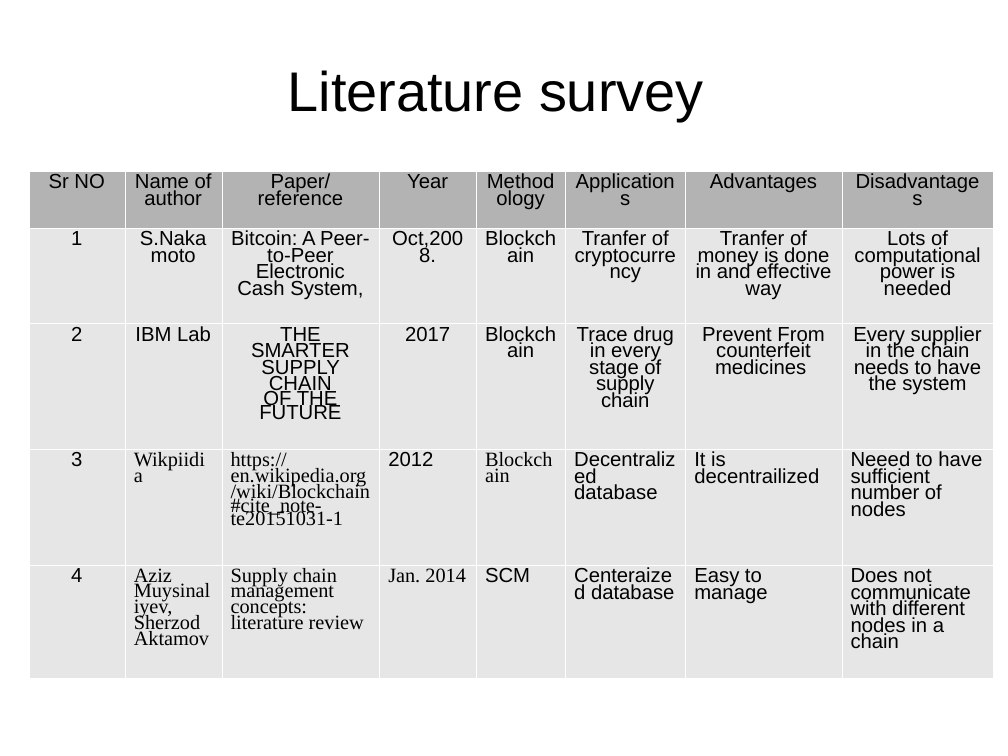
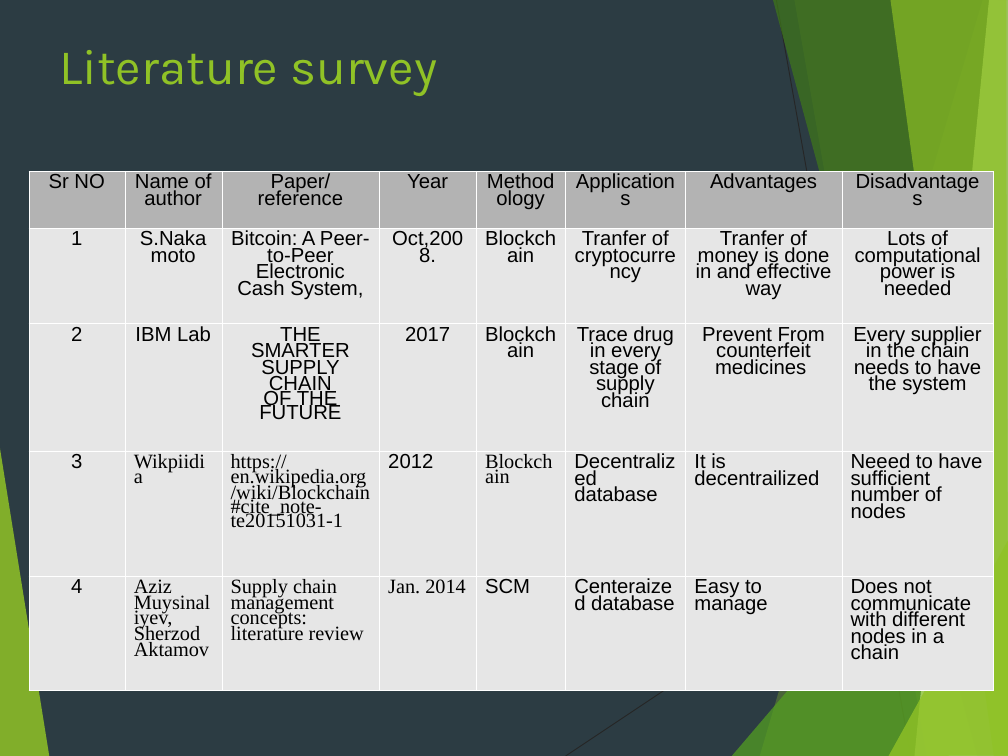
Before and after one commit to ayushbansal323/TE, a slide deck: slide 6 of Seminar/seminar1.ppt. Drawn at 1008x756 pixels with LibreOffice and Linux fonts; fonts in the diff are those of the drawing. Boxes give left, top, right and bottom in pixels: in the first picture for what was removed or moved away, otherwise in the second. Text is boxed around its words. In the diff, an @@ line names an element or a change of style, - is before the commit and + after.

```diff
--- a/Seminar/seminar1.ppt
+++ b/Seminar/seminar1.ppt
@@ background #FFFFFF to #2C3C43 @@
@@ title "Literature survey" at [59,50,437,96]: size 44 to 39 pt, font Arial to Karla, text colour #000000 to #90C226; alignment centre to left; line spacing 0.93 to 1; vertical alignment middle to top @@
@@ table: place and size @@
-table at [28,171,992,687]
+table at [28,171,993,691]
@@ group added at [0,0,1008,756]: 8 freeform shapes, 2 lines @@
```
Also in this commit, not shown: 9 other slides changed, 1 slide added, 3 other files.
